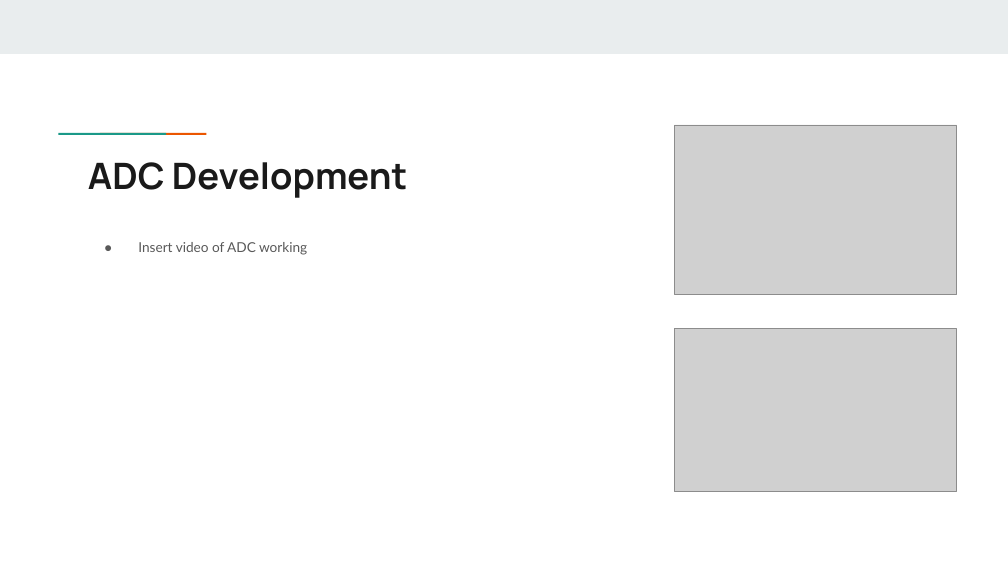
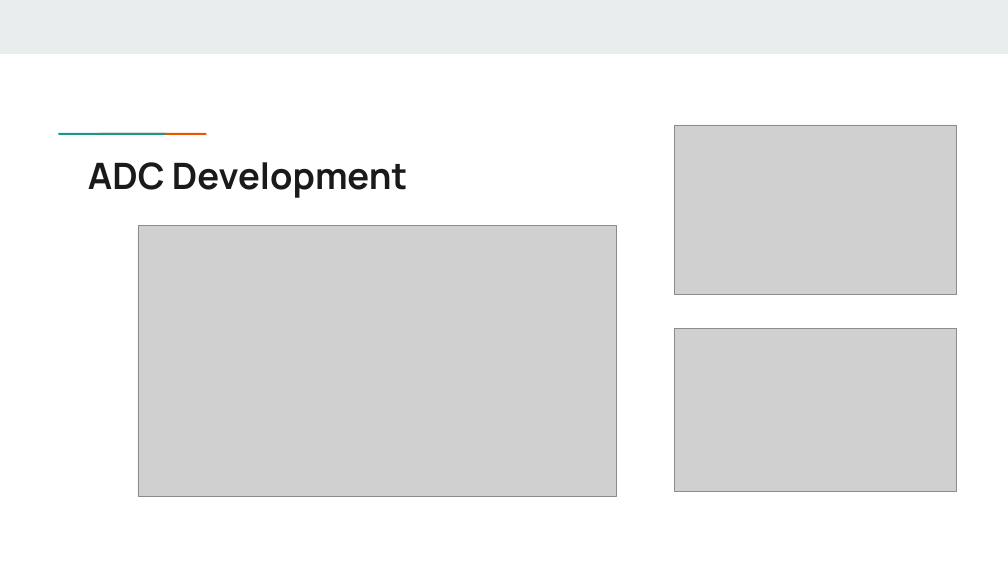
Before and after one commit to xu842251462/EC551_FinalProject, a slide deck: slide 8 of Presentations/EC551SecondProjectPresentation.pptx. Drawn at 1008x567 pixels with LibreOffice and Linux fonts; fonts in the diff are those of the drawing; grey boxes stand for pictures. Boxes give left, top, right and bottom in pixels: in the first picture for what was removed or moved away, otherwise in the second. Text is boxed around its words. In the diff, an @@ line names an element or a change of style, - is before the commit and + after.

```diff
--- a/Presentations/EC551SecondProjectPresentation.pptx
+++ b/Presentations/EC551SecondProjectPresentation.pptx
@@ picture added at (138, 226, 616, 497) @@
@@ text removed at (138, 242, 307, 255) @@
-● Insert video of ADC working
```
Also in this commit, not shown: 4 other slides changed.
